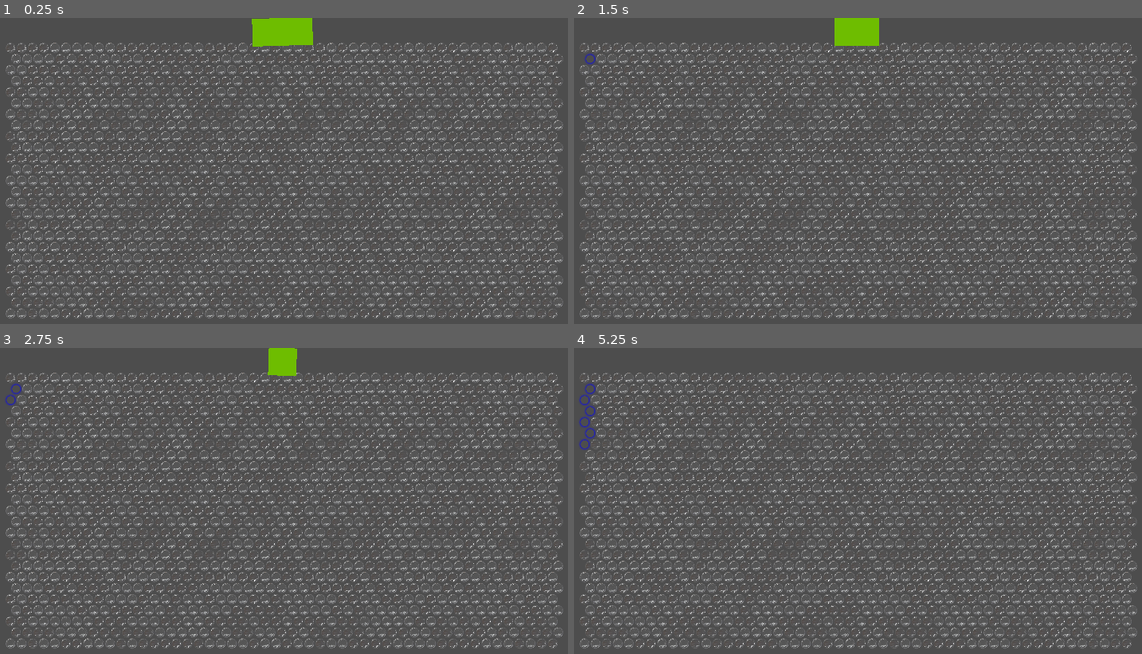
Above: before the commit, frames 1-4 (two rows, left to right).
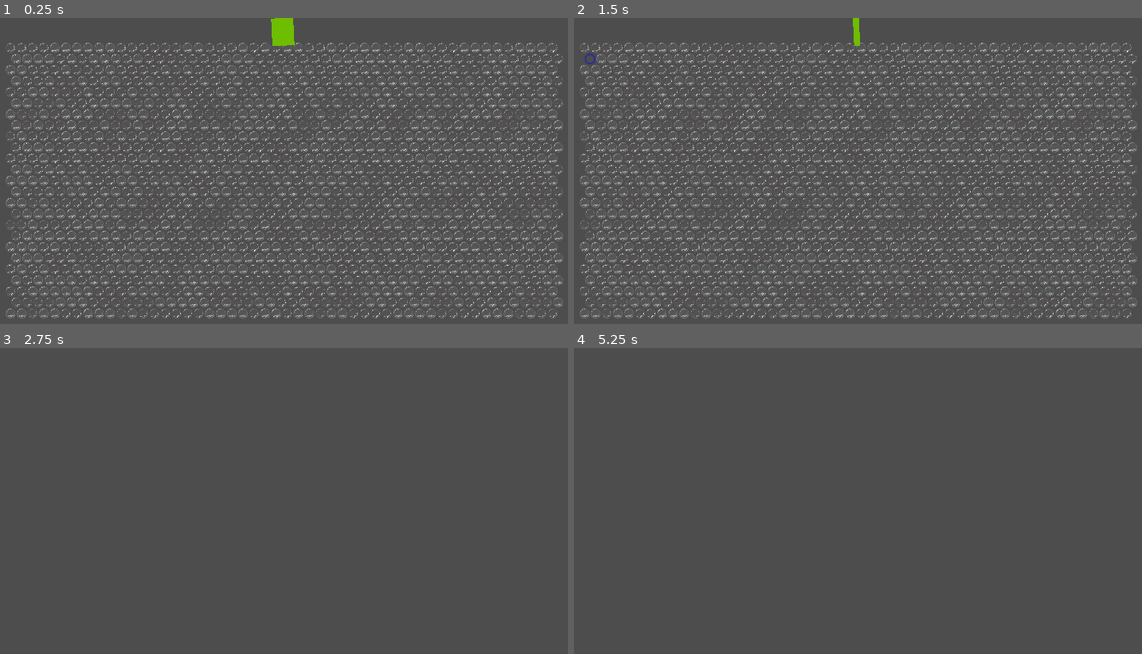
Above: after the commit, the same moments.

Repository: snappy-cobra/GGJ25
Game: Godot game, scene res://scenes/world.tscn
Two runs of this game, one before a commit and one after it. Both use one fixed random seed, a clock stepped at 60 frames per second and the inputs below.
Inputs (mouse positions are in pixels of both pictures, inside the frame that each line leads up to):
- Up to frame 1 (0.25 s): no input
- Up to frame 2 (1.5 s): tap Enter at 0.5 s; move the mouse to (585, 48) at 0.52 s; click (585, 48) at 0.67 s; move the mouse to (591, 60) at 1.27 s; click (591, 60) at 1.42 s
- Up to frame 3 (2.75 s): move the mouse to (11, 400) at 2.02 s; click (11, 400) at 2.17 s
- Up to frame 4 (5.25 s): tap Space at 2.75, 5 s; move the mouse to (591, 412) at 2.77 s; click (591, 412) at 2.92 s; tap Enter at 3.5 s; move the mouse to (585, 424) at 3.52 s; click (585, 424) at 3.67 s; move the mouse to (591, 433) at 4.27 s; click (591, 433) at 4.42 s; move the mouse to (585, 445) at 5.02 s; click (585, 445) at 5.17 s

The runs differ from the first frame. In frame 1, 0.6% of the frame differs, in the area x 44-56%, y 0-10%; in frame 2, 0.6%; in frame 3, 14%, in the area x 0-100%, y 0-99%; in frame 4, 14%.

Commit message:
Cleaned up some code. Game logic duplicates removed and game can loop start-finish now.

Diff:
--- a/game/code/bubble.gd
+++ b/game/code/bubble.gd
@@ -12,7 +12,6 @@
 var picture: Array[Texture2D]
 
 const bubble_scene = preload("res://scenes/bubble.tscn")
-# @onready var logic: GameLogic = get_node("World/GameLogic")
 
 static func create(pos: Vector2i, taps_required: int) -> Bubble:
 	var bubble: Bubble = bubble_scene.instantiate()
--- a/game/code/players.gd
+++ b/game/code/players.gd
@@ -2,7 +2,7 @@
 extends Node
 
 
-signal enough_players_joined(players: Array[Player])
+# signal enough_players_joined(players: Array[Player])
 
 var teams: Array[Player.Team] = [
 	Player.Team.new(0, Color(1, 0, 0)),
@@ -16,16 +16,8 @@
 	if has_node(id):
 		return "Player %s already exists" % id
 	var player_id_num = int(id)
-	var player: Player = Player.create(id, id, teams[player_id_num % teams.size()]) #, teams[next_team]) assign teams when game starts
-	# next_team = (next_team + 1) % teams.size()
+	var player: Player = Player.create(id, id, teams[player_id_num % teams.size()])
 	add_child(player)
-	%GameLogic.player_added(id)
-	#if check_full():
-		#assign_teams(2)
-		#print("Enough players!")
-		#enough_players_joined.emit(players)
-		##World.start.emit(all_players())
-		## different return value?
 	return ""
 
 func check_full() -> bool:
--- a/game/code/world.gd
+++ b/game/code/world.gd
@@ -1,6 +1,6 @@
 extends Node2D
 
-signal start(players: Array[Player], w: int, h: int)
+signal start()
 
 enum State {LOBBY, RUNNING}
 var state: State = State.LOBBY
@@ -23,24 +23,26 @@
 	if state == State.LOBBY && %Players.is_full():
 		start_game()
 
-
 func _on_player_leave(player_id: String) -> void:
 	%Players.player_leave(player_id)
 
 func start_game() -> void:
+	print("Starting the game...")
 	%Players.assign_teams()
 	bubbles = Bubbles.create()
 	add_child(bubbles)
 	state = State.RUNNING
+	%GameLogic.state_setter = set_state
+	start.emit()
 
-
-func _on_players_enough_players_joined(players: Array[Player]) -> void:
-
-	print("Starting the game...")
-	var width: int = 110
-	var height: int = 60
-	start.emit(players, width, height)
-	pass
+func set_state(is_lobby: bool):
+	if is_lobby:
+		state = State.LOBBY
+		bubbles.hide()
+	else:
+		state = State.RUNNING
+		start_game()
+		bubbles.show()
 
 func game_state_json() -> Dictionary:
 	if state == State.LOBBY:
--- a/game/scenes/game_logic.gd
+++ b/game/scenes/game_logic.gd
@@ -2,26 +2,13 @@
 class_name GameLogic
 
 var scores: Dictionary = {}
-var inactive: Dictionary = {}
-var punishments: Dictionary = {}
-var value_grid
-var rand: RandomNumberGenerator = RandomNumberGenerator.new()
-var pop: Callable
-
-# Called when the node enters the scene tree for the first time.
-func _ready() -> void:
-	pass
+var pop: Callable #set from bubbles which has access to its bubble objects....
+var state_setter: Callable
 
 func _on_bubble_tapped(bubble: Bubble, player: Player) -> void:
 	var popped = bubble_tapped(bubble, player)
 	if (popped):
 		popped(bubble.value, player)
-
-func player_added(id: String) -> void:
-
-	print("Score init for team " + id)
-	scores[id] = 0
-
 
 func tapped(bubble: Bubble, player: Player, bubCallback: Callable) -> void:
 	pop = bubCallback
@@ -29,26 +16,19 @@
 	if (popped):
 		popped(bubble.value, player)
 
-func bubble_tapped(bubble: Bubble, player: Player) -> bool:
+func bubble_tapped(bubble: Bubble, player: Player) -> bool: #true if POPPED
 	if bubble.popped_by != null:
-		# punish the player who tapped too late?
-		# respond with corresponding sound/animation
+		# special return value?
 		return false
 	print( str(bubble.pos.x)+ ":"+ str(bubble.pos.y) +" tapped!")
 	bubble.taps += 1
-	player_tapped(player)
 	if bubble.taps >= bubble.taps_max:
 		return true
 	return false
 
-func player_tapped(player: Player) -> void:
-	#inactive[player] = 0
-	pass
-
 func popped(value: int, player: Player) -> void:
 	add_score(get_score_for(value), player.team.id)
 	pop.call(player)
-	pass
 
 func get_score_for(base_taps: int) -> int:
 	return base_taps * base_taps
@@ -57,31 +37,11 @@
 	scores[teamId] = scores.get(teamId, 0) + value
 	print("Added score for team " + str(teamId) + "; new score = " + str(scores[teamId]))
 
-
-# Called every frame. 'delta' is the elapsed time since the previous frame.
-func _process(delta: float) -> void:
-	# punish non-tapping players
-	# inactive_punish(delta)
-
-	pass
-
-func inactive_punish(delta: float):
-	for player in inactive.keys():
-		inactive[player] = inactive[player] + delta
-		var punishment: int = calc_punish_inactive(inactive[player], delta)
-		punishments[player] = punishments[player] + punishment
-		var score_to_subtract = floor(punishments[player])
-		if score_to_subtract >= 1:
-			punish(player, score_to_subtract)
-
-func punish(player: Player, score_to_subtract: int ):
-	#scores[]
-	return
-
-func calc_punish_inactive(inactive_time: float, delta: float) -> int:
-	return delta *(min(6, inactive_time) - 1) # grows very fast after 1 second of inactivity, up 5 per second
+func _on_timer_bar_game_over() -> void:
+	state_setter.call(true)
+	print("GameLogic:: Game finished!")
+	%Timer.start()
 
 
-func _on_timer_bar_game_over() -> void:
-	# state = State.R
-	print("GameLogic:: Game finished!")
+func _on_timer_timeout() -> void:
+	state_setter.call(false)
--- a/game/scenes/world.tscn
+++ b/game/scenes/world.tscn
@@ -1,10 +1,18 @@
-[gd_scene load_steps=6 format=3 uid="uid://cswy8e8u3047b"]
+[gd_scene load_steps=8 format=3 uid="uid://cswy8e8u3047b"]
 
 [ext_resource type="Script" path="res://code/world.gd" id="1_le5jl"]
 [ext_resource type="Script" path="res://code/players.gd" id="2_qriy4"]
 [ext_resource type="Script" path="res://code/phoenix_input.gd" id="3_6kcq6"]
 [ext_resource type="PackedScene" uid="uid://clcyvn2gf0kae" path="res://scenes/timer_bar.tscn" id="4_j3cyd"]
 [ext_resource type="Script" path="res://scenes/game_logic.gd" id="5_7s8de"]
+
+[sub_resource type="Gradient" id="Gradient_fh1bs"]
+colors = PackedColorArray(1, 1, 1, 1, 1, 1, 1, 1)
+
+[sub_resource type="GradientTexture2D" id="GradientTexture2D_661np"]
+gradient = SubResource("Gradient_fh1bs")
+width = 16
+height = 16
 
 [node name="World" type="Node2D"]
 script = ExtResource("1_le5jl")
@@ -25,12 +33,23 @@
 unique_name_in_owner = true
 script = ExtResource("5_7s8de")
 
+[node name="Timer" type="Timer" parent="GameLogic"]
+unique_name_in_owner = true
+one_shot = true
+
 [node name="Heartbeat" type="Timer" parent="."]
 autostart = true
 
+[node name="Popped" type="Sprite2D" parent="."]
+visible = false
+position = Vector2(8, 8)
+texture = SubResource("GradientTexture2D_661np")
+
+[connection signal="start" from="." to="TimerBar" method="_on_world_start"]
 [connection signal="start" from="." to="GameLogic" method="_on_world_start"]
 [connection signal="player_join" from="PhoenixInput" to="." method="_on_player_join"]
 [connection signal="player_leave" from="PhoenixInput" to="." method="_on_player_leave"]
 [connection signal="tap" from="PhoenixInput" to="." method="_on_tap"]
-[connection signal="enough_players_joined" from="Players" to="." method="_on_players_enough_players_joined"]
+[connection signal="game_over" from="TimerBar" to="GameLogic" method="_on_timer_bar_game_over"]
+[connection signal="timeout" from="GameLogic/Timer" to="GameLogic" method="_on_timer_timeout"]
 [connection signal="timeout" from="Heartbeat" to="." method="_on_heartbeat_timeout"]
--- a/game/timer_bar.gd
+++ b/game/timer_bar.gd
@@ -5,7 +5,7 @@
 signal game_over()
 
 var round_time: float = 0
-var round_limit: float = 10
+var round_limit: float = 4
 var window_size = DisplayServer.window_get_size()
 var is_tweening = false
 var tween:Tween
@@ -28,7 +28,6 @@
 	else:
 		tween.set_speed_scale((factor - 0.7) * 80.0)
 
-# Called every frame. 'delta' is the elapsed time since the previous frame.
 func _process(delta: float) -> void:
 
 	round_time += delta * 2
@@ -48,3 +47,10 @@
 	var x = floor((window_size.x - rect.get_size().x)/2)
 	rect.set_position(Vector2(x, 0))
 	pass
+
+
+func _on_world_start() -> void:
+	print("Restarted timer")
+	set_process(true)
+	round_time = 0
+	pass # Replace with function body.
